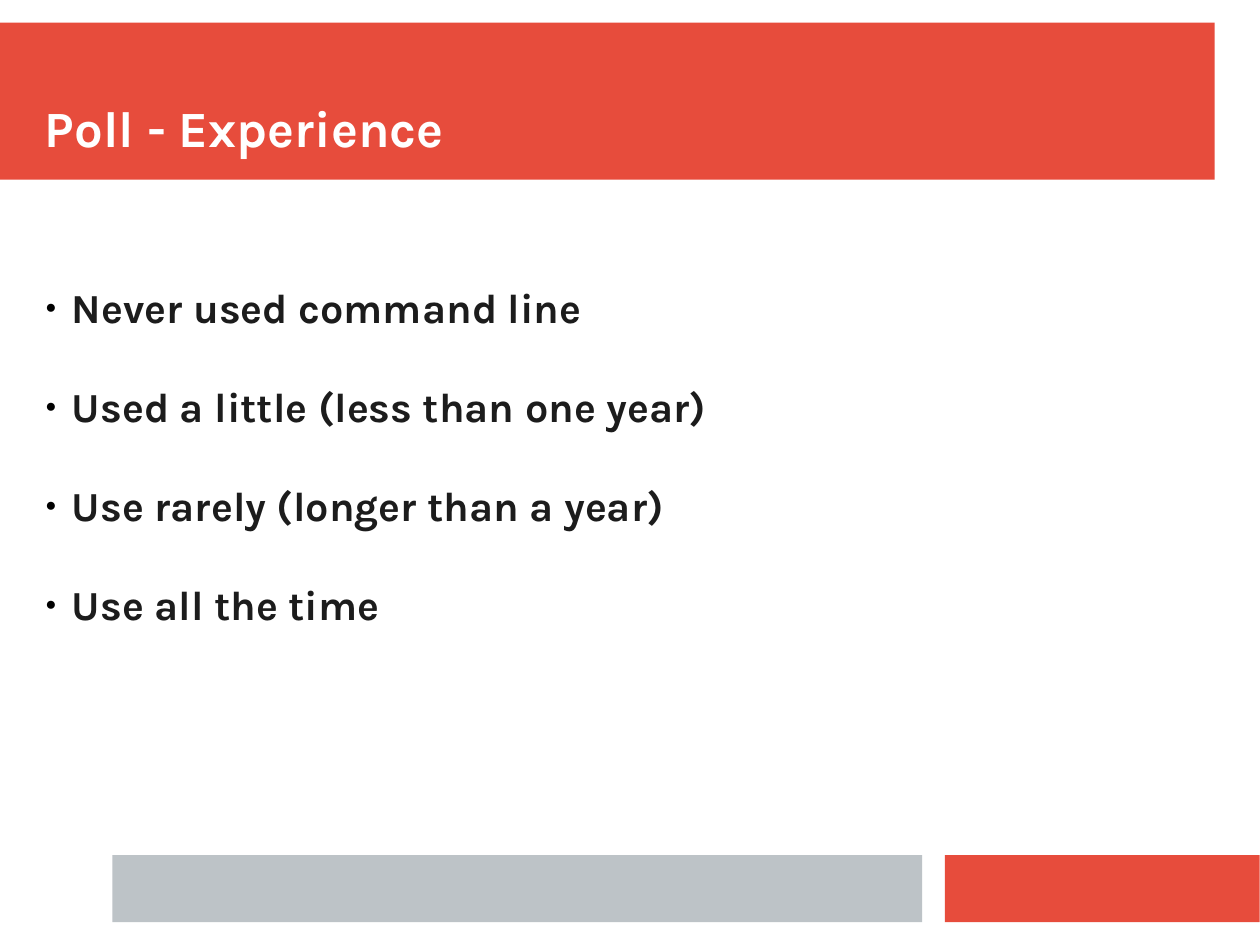
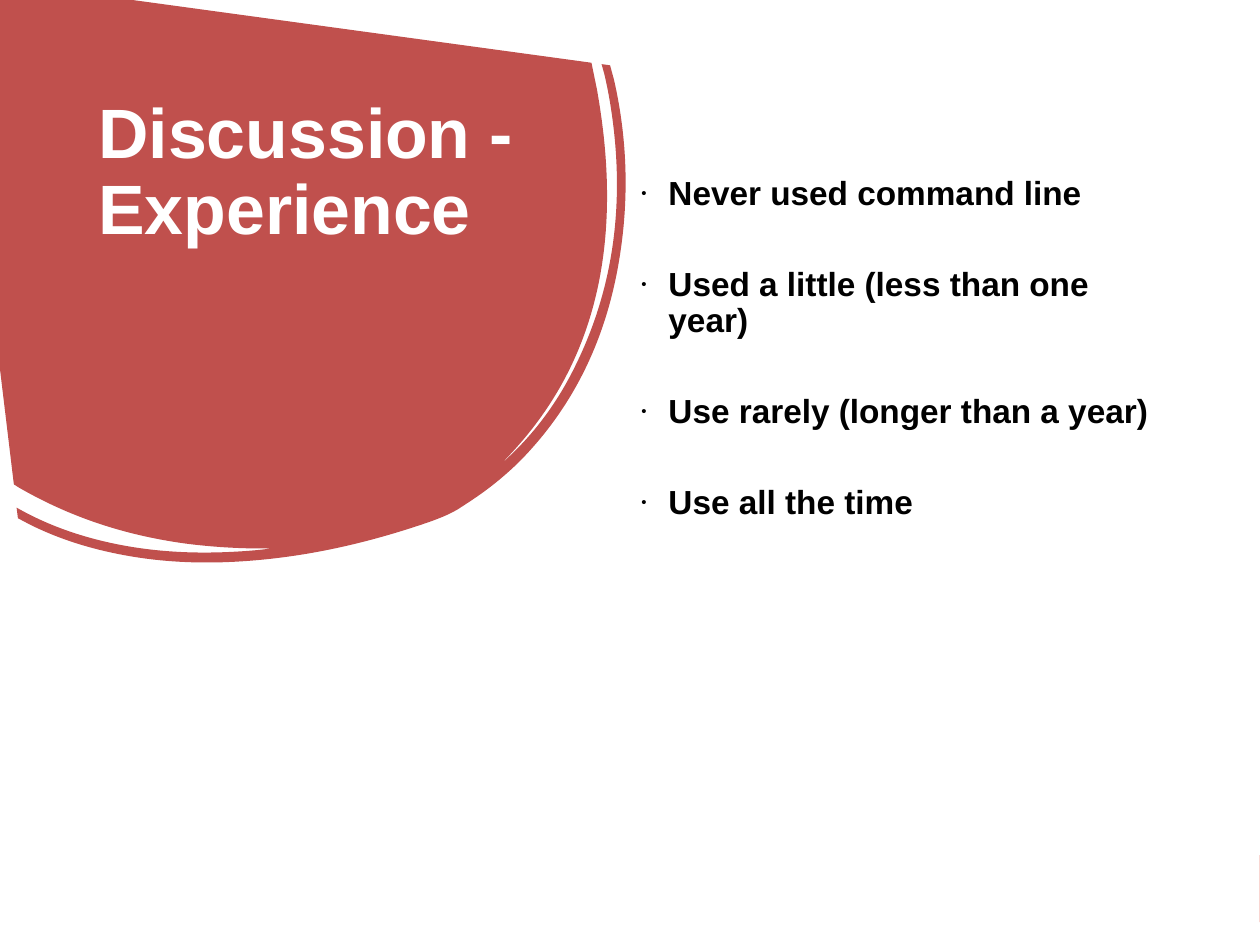
Before and after one commit to ianmiell/introduction-to-the-command-line, a slide deck: slide 7 of slides/introduction_to_the_command_line.pptx. Drawn at 1260x945 pixels with LibreOffice and Linux fonts; fonts in the diff are those of the drawing. Boxes give left, top, right and bottom in pixels: in the first picture for what was removed or moved away, otherwise in the second. Text is boxed around its words. In the diff, an @@ line names an element or a change of style, - is before the commit and + after.

```diff
--- a/slides/introduction_to_the_command_line.pptx
+++ b/slides/introduction_to_the_command_line.pptx
@@ rectangle added at [0, 0, 1260, 945], fill #FFFFFF @@
@@ freeform shape added at [0, 0, 767, 709], fill #C0504D @@
@@ text "Discussion - Experience" at [98, 107, 470, 247]: vertical alignment bottom to top @@
@@ text at [98, 107, 470, 247]: text changed; size 32 to 44 pt; font Karla to Arial @@
-Poll - Experience
+Discussion - Experience
@@ text "Never used command line": place and size @@
-text "Never used command line" at [72, 293, 706, 621]
+text "Never used command line" at [668, 181, 1148, 515]
@@ text "Never used command line" at [668, 181, 1148, 515]: size 26 to 21 pt, font Karla to Arial, text colour #1C1C1C to #000000; bullet ● to •; line spacing 1 to 0.9; more space between paragraphs @@
@@ rectangle removed at [112, 855, 922, 923] @@
```
Also in this commit, not shown: 19 other slides changed, 1 other file.
